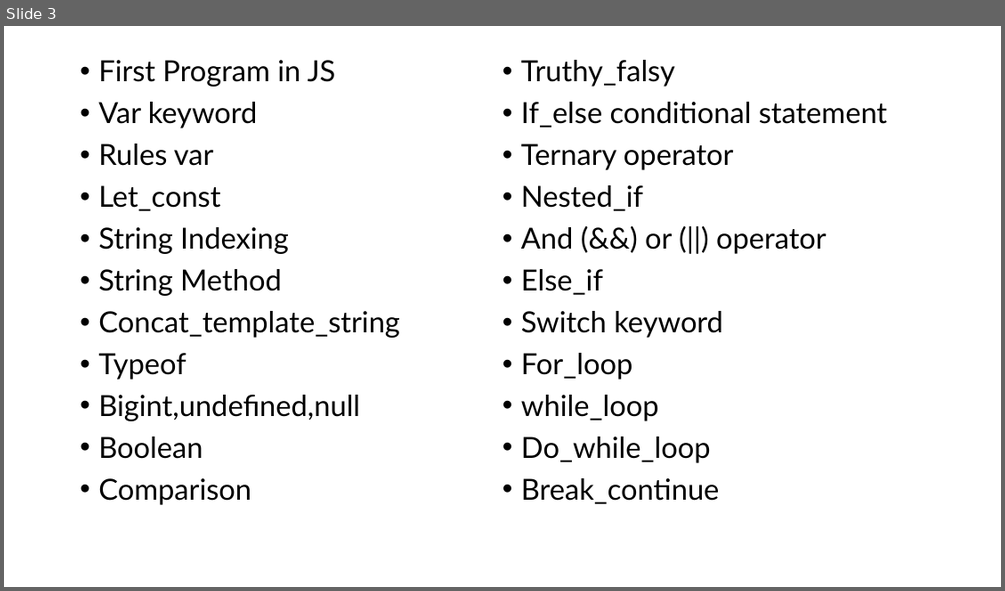
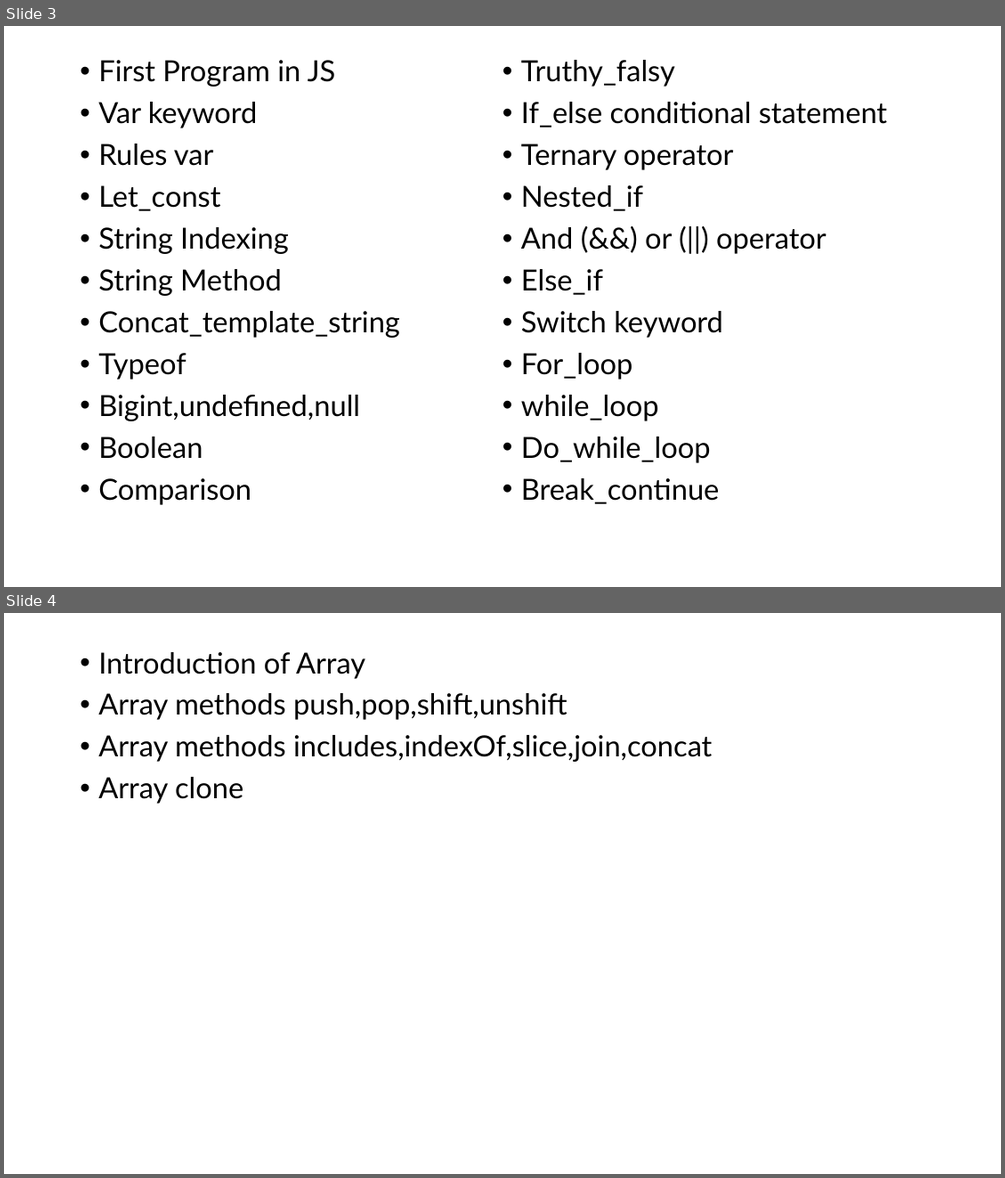
Before and after one commit to PiyushChaturvedii/Batch06, a slide deck: JS/JavaScript.pptx. Shown one above the other, each under a label of ours: slide 3 before the commit, slides 3 and 4 after it. The pictures are 1005x591 and 1005x1178 pixels, drawn with LibreOffice and Linux fonts; fonts in the diff are those of the drawing. Boxes give left, top, right and bottom in pixels: in the first picture for what was removed or moved away, otherwise in the second. Text is boxed around its words. In the diff, an @@ line names an element or a change of style, - is before the commit and + after.

```diff
--- a/JS/JavaScript.pptx
+++ b/JS/JavaScript.pptx
@@ slide 4 added at [4,613,1001,1174], background #FFFFFF @@
@@ text added at [98,652,712,803], 28 pt, text #000000 @@
+• Introduction of Array
+• Array methods push,pop,shift,unshift
+• Array methods includes,indexOf,slice,join,concat
+• Array clone
```
Also in this commit, not shown: 4 other files.
